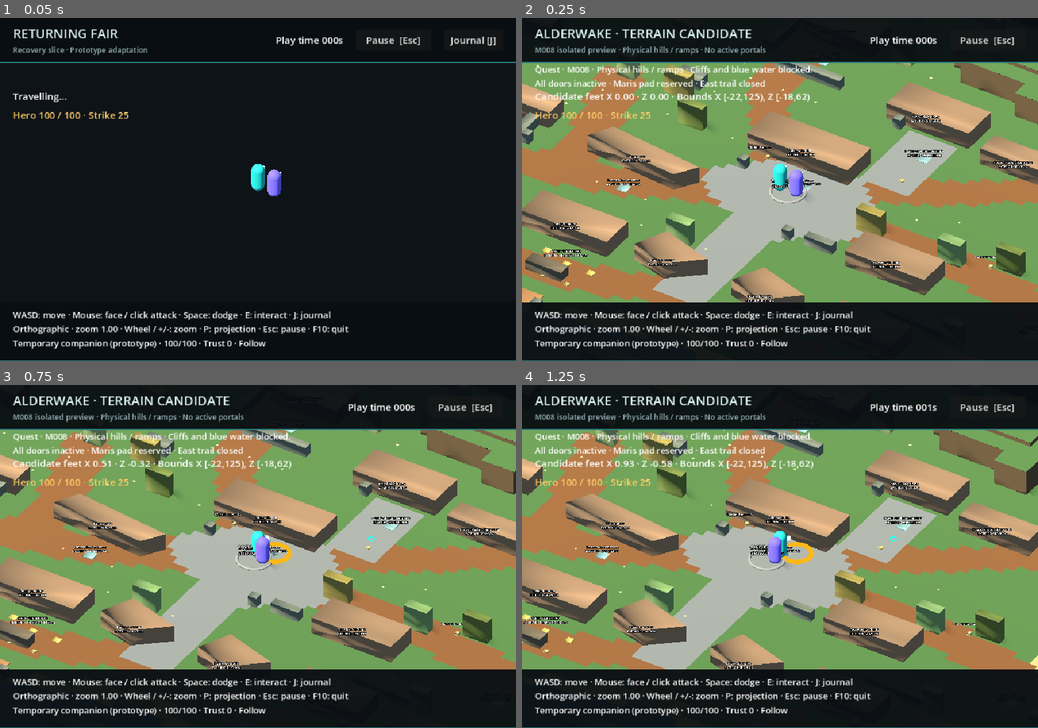
Above: before the commit, frames 1-4 (two rows, left to right).
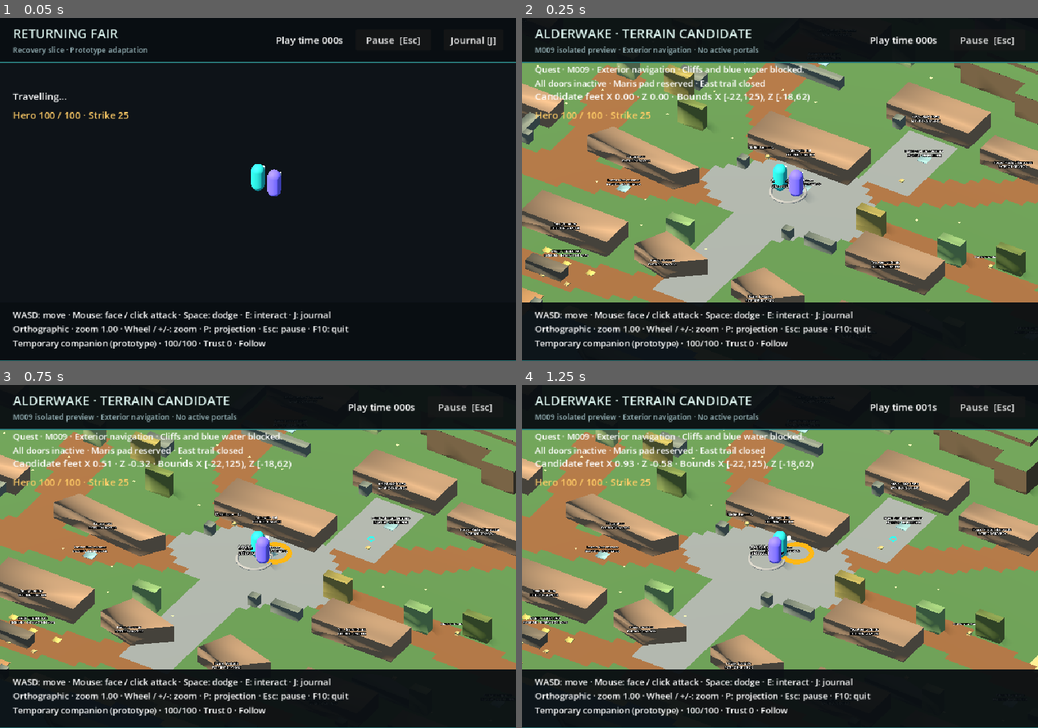
Above: after the commit, the same moments.

Repository: conejoo/game-prototype-3
Game: Godot game, scene res://tests/map_candidate.tscn
The game is run twice, just before and just after one commit, with the same random seed, the same clock (stepped at 60 frames per second) and the same inputs. This scene is started directly instead of the project's main scene.
Inputs (mouse positions are in pixels of both pictures, inside the frame that each line leads up to):
- Up to frame 1 (0.05 s): no input
- Up to frame 2 (0.25 s): no input
- Up to frame 3 (0.75 s): tap Enter at 0.5 s; move the mouse to (371, 539) at 0.52 s; hold D (move_right) from 0.53 s (still down); hold E (interact) from 0.53 s (still down); click (371, 539) at 0.67 s
- Up to frame 4 (1.25 s): keep holding D (move_right); keep holding E (interact)

Frame 1 is identical in both runs. In frame 2, 0.8% of the frame differs, in the area x 5-57%, y 8-17%; in frame 3, 0.8%; in frame 4, 0.8%.

Commit message:
Implement M009 exterior navigation and safe region synchronization

Diff:
--- a/game/app/world_host.gd
+++ b/game/app/world_host.gd
@@ -68,6 +68,8 @@
 	var navigation_errors: PackedStringArray = candidate.prepare_navigation()
 	NavigationServer3D.map_force_update(get_world_3d().navigation_map)
 	var anchor: SpawnAnchor = candidate.find_spawn(spawn_id)
+	if navigation_errors.is_empty():
+		navigation_errors.append_array(await _synchronize_navigation(candidate, anchor))
 	var errors: PackedStringArray = _placement_errors(anchor)
 	errors.append_array(navigation_errors)
 	if not errors.is_empty():
@@ -79,6 +81,8 @@
 		await get_tree().physics_frame
 		await get_tree().process_frame
 		NavigationServer3D.map_force_update(get_world_3d().navigation_map)
+		if previous != null:
+			await _synchronize_navigation(previous, previous.find_spawn(session.current_spawn_id))
 		party.resume_after_travel()
 		transitioning = false
 		transition_finished.emit(false, errors)
@@ -99,6 +103,21 @@
 	transitioning = false
 	print("P004: arrived %s/%s; party=%d; transition=%d" % [location_id, spawn_id, party.members().size(), transition_count])
 	transition_finished.emit(true, PackedStringArray())
+
+
+func _synchronize_navigation(location: PrototypeLocation, anchor: SpawnAnchor) -> PackedStringArray:
+	# A force-update request alone does not mean an asynchronous full-map region
+	# is queryable. Keep the party suspended until this exact region owns the
+	# anchor query. Apply the same barrier when restoring the previous scene.
+	var map: RID = get_world_3d().navigation_map
+	if location.navigation_region == null or anchor == null:
+		return PackedStringArray(["location navigation/anchor unavailable"])
+	for attempt: int in range(120):
+		NavigationServer3D.map_force_update(map)
+		if NavigationServer3D.map_get_iteration_id(map) > 0 and NavigationServer3D.map_get_closest_point_owner(map, anchor.global_position) == location.navigation_region.get_rid():
+			return PackedStringArray()
+		await get_tree().physics_frame
+	return PackedStringArray(["location '%s' navigation did not synchronize" % location.location_id])
 
 
 func _placement_errors(anchor: SpawnAnchor) -> PackedStringArray:
--- /dev/null
+++ b/game/tests/fixtures/map_navigation_failure.gd
@@ -0,0 +1,6 @@
+extends PrototypeLocation
+## Explicit synthetic bake failure, absent from the normal catalog.
+
+
+func prepare_navigation() -> PackedStringArray:
+	return PackedStringArray(["M009 expected navigation bake rejection"])
--- /dev/null
+++ b/game/tests/fixtures/map_navigation_failure.tscn
@@ -0,0 +1,8 @@
+[gd_scene format=3]
+
+[ext_resource type="PackedScene" path="res://world/alderwake.tscn" id="1"]
+[ext_resource type="Script" path="res://tests/fixtures/map_navigation_failure.gd" id="2"]
+
+[node name="NavigationFailure" instance=ExtResource("1")]
+script = ExtResource("2")
+location_id = "candidate-nav-failure"
--- a/game/tests/map_candidate_root.gd
+++ b/game/tests/map_candidate_root.gd
@@ -17,15 +17,15 @@
 		actor.floor_snap_length = 0.04
 		actor.floor_contact_height = _candidate_floor_height.bind(actor)
 	ui.get_node("Screen/Header/Margin/Row/Titles/Title").text = "ALDERWAKE · TERRAIN CANDIDATE"
-	ui.location_label.text = "M008 isolated preview · Physical hills / ramps · No active portals"
+	ui.location_label.text = "M009 isolated preview · Exterior navigation · No active portals"
 	ui.journal_button.visible = false
-	print("M008 candidate ready: ", JSON.stringify(world_host.current_location.preview_report))
+	print("M009 candidate ready: ", JSON.stringify(world_host.current_location.preview_report))
 	if "--candidate-paused" in OS.get_cmdline_user_args():
 		_set_paused(true)
 
 
 func _refresh_journal() -> void:
-	ui.show_objective("M008 · Physical hills / ramps · Cliffs and blue water blocked.\nAll doors inactive · Maris pad reserved · East trail closed")
+	ui.show_objective("M009 · Exterior navigation · Cliffs and blue water blocked.\nAll doors inactive · Maris pad reserved · East trail closed")
 
 
 func _refresh_interaction() -> void:
--- /dev/null
+++ b/game/tests/map_navigation_checks.gd
@@ -0,0 +1,209 @@
+extends SceneTree
+## M009 synthetic navigation/physics, budgets, transactional replacement tests.
+## No normal save writes or production activation. Rendered input is separate.
+
+var failures: PackedStringArray = []
+var report: Dictionary = {"routes": {}, "negative_probes": [], "loads": [], "queries_usec": []}
+var samples: int = 0
+var game: Node3D
+var location: AlderwakeTerrainPreview
+var capsule: CapsuleShape3D
+
+
+func _initialize() -> void:
+	_run.call_deferred()
+
+
+func _run() -> void:
+	var cold_started: int = Time.get_ticks_usec()
+	game = load("res://tests/map_candidate.tscn").instantiate()
+	var detached: ContentManifest = ContentManifest.new()
+	detached.definitions.assign(game.content_manifest.definitions)
+	for fixture: Dictionary in [{"id": "prototype-unsafe-location", "scene": "res://tests/fixtures/unsafe_location.tscn", "spawns": ["unsafe-no-floor", "unsafe-blocked"]},
+		{"id": "candidate-nav-failure", "scene": "res://tests/fixtures/map_navigation_failure.tscn", "spawns": ["alderwake-start", "alderwake-from-tollworks"]}]:
+		var definition: LocationDefinition = LocationDefinition.new()
+		definition.stable_id = fixture.id
+		definition.display_name = "M009 synthetic rejection fixture"
+		definition.prototype_fixture = true
+		definition.scene_path = fixture.scene
+		definition.spawn_ids = PackedStringArray(fixture.spawns)
+		detached.definitions.append(definition)
+	game.content_manifest = detached
+	root.add_child(game)
+	var arrived: Array = await game.world_host.transition_finished
+	_check(arrived[0], "Cold candidate arrival failed")
+	location = game.world_host.current_location
+	report["cold_arrival_ms"] = (Time.get_ticks_usec() - cold_started) / 1000.0
+	report["navigation"] = location.navigation_report.duplicate()
+	_check(float(location.navigation_report.generation_bake_ms) <= 5000, "Cold generation/bake exceeds 5 seconds")
+	game.companion_ai.enabled = false
+	game.player_placeholder.set_physics_process(false)
+	game.companion.set_physics_process(false)
+	capsule = CapsuleShape3D.new()
+	capsule.radius = 0.4
+	capsule.height = 1.6
+	await _sync()
+	var map: RID = location.get_world_3d().navigation_map
+	var host: PrototypeWorldHost = game.world_host
+	var original: PrototypeLocation = host.current_location
+	var original_region: RID = original.navigation_region.get_rid()
+	var transition_count: int = host.transition_count
+	for fixture: Array in [["prototype-unsafe-location", "unsafe-no-floor"], ["prototype-unsafe-location", "unsafe-blocked"], ["candidate-nav-failure", "alderwake-start"]]:
+		_check(host.request_transition(fixture[0], fixture[1]).is_empty(), "Rollback fixture failed to reach placement/bake")
+		var rejected: Array = await host.transition_finished
+		_check(not rejected[0] and not rejected[1].is_empty(), "Rollback fixture unexpectedly committed")
+		_check(host.current_location == original and host.transition_count == transition_count, "Rollback replaced original exterior")
+		_check(not game.party.suspended and host.get_child_count() == 1, "Rollback lost party/lifecycle")
+		_check(NavigationServer3D.map_get_regions(map) == [original_region], "Rollback leaked failed navigation region")
+		_check(NavigationServer3D.map_get_path(map, Vector3.ZERO, Vector3(31.51317596435547, 0.5, 5.25), true).size() >= 2, "Rollback lost exterior connectivity")
+	report["rollback_rejections"] = 3
+	var goals: Dictionary[String, Vector3] = {
+		"bridge-west": Vector3(93, 0, -0.5), "bridge-east": Vector3(103, 0, -0.5),
+		"ford-west": Vector3(66, 0, 12.5), "ford-east": Vector3(75, 0, 12.5),
+		"moonwell-approach": Vector3(31.51317596435547, 0.5, 5.25),
+		"tollworks-approach": Vector3(107.25, 0, -1.25),
+		"return-pad": Vector3(107.25, 0, 1.25), "closed-exit-approach": Vector3(121.5, 0, -7),
+		"maris-pad": Vector3(-6, 0, 11.5),
+	}
+	for id: String in goals:
+		for reverse: bool in [false, true]:
+			var start: Vector3 = goals[id] if reverse else Vector3.ZERO
+			var end: Vector3 = Vector3.ZERO if reverse else goals[id]
+			var path: PackedVector3Array = NavigationServer3D.map_get_path(map, start, end, true)
+			_check(path.size() >= 2, "Disconnected route: " + id)
+			if path.size() < 2:
+				continue
+			_check(Vector2(path[0].x - start.x, path[0].z - start.z).length() < 0.3, "Route start snapped: " + id)
+			_check(Vector2(path[-1].x - end.x, path[-1].z - end.z).length() < 0.3, "Route end snapped: " + id)
+			var length: float = _audit_path(path, id)
+			_check(length <= (180.0 if id.begins_with("tollworks") else 200.0), "Route exceeds length budget: " + id)
+			report.routes[id + ("-reverse" if reverse else "-forward")] = {"length_m": length, "path": _plain(path)}
+	# Crossing endpoint paths must actually use their opening, in both directions.
+	for id: String in ["bridge", "ford"]:
+		for reverse: bool in [false, true]:
+			var a: Vector3 = goals[id + ("-east" if reverse else "-west")]
+			var b: Vector3 = goals[id + ("-west" if reverse else "-east")]
+			var path: PackedVector3Array = NavigationServer3D.map_get_path(map, a, b, true)
+			_check(path.size() >= 2 and _audit_path(path, id) < 15, "Crossing routed elsewhere: " + id)
+			report.routes[id + ("-reverse" if reverse else "-forward")] = {"path": _plain(path)}
+	for point: Vector3 in [Vector3(98.5, 0, -2.5), Vector3(98.5, 0, 1.5), Vector3(70.5, 0, 10.5), Vector3(70.5, 0, 14.5), Vector3(35, 0, 25), Vector3(-10, 0, 25), Vector3(114.5, 0, -15.5), Vector3(124.25, 0, -7)]:
+		var nearest: Vector3 = NavigationServer3D.map_get_closest_point(map, point)
+		var distance: float = Vector2(nearest.x - point.x, nearest.z - point.z).length()
+		_check(distance >= 0.4, "Water/gate negative remained navigable: " + str(point))
+		report.negative_probes.append({"point": [point.x, point.y, point.z], "nav_distance_m": distance})
+	# Audit every nav polygon edge and centre, not only required funnel paths.
+	var mesh: NavigationMesh = location.navigation_region.navigation_mesh
+	var vertices: PackedVector3Array = mesh.get_vertices()
+	var edge_counts: Dictionary[Vector2i, int] = {}
+	for polygon_index: int in range(mesh.get_polygon_count()):
+		var polygon: PackedInt32Array = mesh.get_polygon(polygon_index)
+		var center: Vector3 = Vector3.ZERO
+		for index: int in range(polygon.size()):
+			var a: int = polygon[index]
+			var b: int = polygon[(index + 1) % polygon.size()]
+			var edge: Vector2i = Vector2i(mini(a, b), maxi(a, b))
+			edge_counts[edge] = edge_counts.get(edge, 0) + 1
+			_check(edge_counts[edge] <= 2, "Non-manifold nav edge: " + str(edge))
+			center += vertices[polygon[index]]
+			_audit_path(PackedVector3Array([vertices[polygon[index]], vertices[polygon[(index + 1) % polygon.size()]]]), "mesh")
+		_safe(center / polygon.size(), "mesh-centre")
+	for index: int in range(30):
+		var keys: Array[String] = goals.keys()
+		var started: int = Time.get_ticks_usec()
+		var path: PackedVector3Array = NavigationServer3D.map_get_path(map, goals[keys[index % keys.size()]], goals[keys[(index + 4) % keys.size()]], true)
+		report.queries_usec.append(Time.get_ticks_usec() - started)
+		_check(path.size() >= 2, "Query benchmark disconnected")
+	var times: Array = report.queries_usec.duplicate()
+	times.sort()
+	report["query_p95_usec"] = times[ceili(times.size() * 0.95) - 1]
+	_check(int(report.query_p95_usec) <= 5000, "Path query p95 exceeds 5ms")
+	await _lifecycle()
+	report["samples"] = samples
+	report["failures"] = failures
+	var output: FileAccess = FileAccess.open("res://../docs/evidence/M009/navigation-report.json", FileAccess.WRITE)
+	output.store_string(JSON.stringify(report, "\t") + "\n")
+	game.queue_free()
+	await process_frame
+	for failure: String in failures:
+		push_error(failure)
+	print("M009 map_navigation_checks ", "PASS" if failures.is_empty() else "FAILED", "; samples=", samples, "; query p95 us=", report.query_p95_usec, "; navigation=", report.navigation, "; loads=", report.loads)
+	quit(0 if failures.is_empty() else 1)
+
+
+func _sync() -> void:
+	var map: RID = location.get_world_3d().navigation_map
+	for attempt: int in range(120):
+		await physics_frame
+		NavigationServer3D.map_force_update(map)
+		if NavigationServer3D.map_get_closest_point_owner(map, location.find_spawn("alderwake-start").global_position) == location.navigation_region.get_rid():
+			return
+	_check(false, "Candidate navigation failed to synchronize")
+
+
+func _safe(point: Vector3, id: String) -> void:
+	var ground: float = location.elevation.height_at(Vector2(point.x, point.z))
+	_check(absf(point.y - ground) <= 0.16, "Phantom height: " + id + " " + str(point))
+	var query: PhysicsShapeQueryParameters3D = PhysicsShapeQueryParameters3D.new()
+	query.shape = capsule
+	query.transform.origin = Vector3(point.x, ground + 0.82, point.z)
+	query.collision_mask = 1
+	var hits: Array[Dictionary] = location.get_world_3d().direct_space_state.intersect_shape(query)
+	_check(hits.is_empty(), "Unsafe 0.4m navigation: " + id + " " + str(point) + (" " + str(hits[0].collider.name) if not hits.is_empty() else ""))
+	samples += 1
+
+
+func _audit_path(path: PackedVector3Array, id: String) -> float:
+	var length: float = 0
+	for index: int in range(1, path.size()):
+		var distance: float = path[index - 1].distance_to(path[index])
+		length += distance
+		var count: int = maxi(1, ceili(distance / 0.1))
+		for sample: int in range(count + 1):
+			_safe(path[index - 1].lerp(path[index], float(sample) / count), id)
+	return length
+
+
+func _lifecycle() -> void:
+	var host: PrototypeWorldHost = game.world_host
+	var identities: Array[int] = [game.player_placeholder.get_instance_id(), game.companion.get_instance_id()]
+	var map: RID = location.get_world_3d().navigation_map
+	for trip: int in range(4):
+		for destination: String in ["prototype-tollworks", "candidate-alderwake"]:
+			var old_location: WeakRef = weakref(host.current_location)
+			var old_region: RID = host.current_location.navigation_region.get_rid()
+			var started: int = Time.get_ticks_usec()
+			var spawn: String = "tollworks-from-alderwake" if destination == "prototype-tollworks" else "alderwake-from-tollworks"
+			_check(host.request_transition(destination, spawn).is_empty(), "Lifecycle transition rejected")
+			_check(game.party.suspended and host.transitioning, "Travel did not suspend party")
+			_check(not host.request_transition(destination, spawn).is_empty(), "Repeated transition accepted")
+			var result: Array = await host.transition_finished
+			var elapsed_ms: float = (Time.get_ticks_usec() - started) / 1000.0
+			_check(result[0], "Lifecycle arrival failed: " + str(result[1]))
+			_check(NavigationServer3D.map_get_closest_point_owner(map, host.current_location.find_spawn(spawn).global_position) == host.current_location.navigation_region.get_rid(), "Navigation not synchronized at commit")
+			if destination == "candidate-alderwake":
+				location = host.current_location
+				await _sync()
+			else:
+				await physics_frame
+				NavigationServer3D.map_force_update(map)
+				_check(host.current_location.destination_id == "prototype-alderwake" and host.current_location.destination_spawn_id == "alderwake-from-tollworks", "Tollworks return routing changed")
+			_check(old_location.get_ref() == null, "Old location retained")
+			_check(not old_region in NavigationServer3D.map_get_regions(map), "Old region retained")
+			_check(NavigationServer3D.map_get_regions(map).size() == 1, "Stale/duplicate navigation regions")
+			_check(host.get_child_count() == 1 and game.party.members().size() == 2, "Scene swap duplicated world/party")
+			_check([game.player_placeholder.get_instance_id(), game.companion.get_instance_id()] == identities, "Party wrappers changed")
+			_check(not game.party.suspended and host._placement_errors(host.current_location.find_spawn(spawn)).is_empty(), "Unsafe party arrival")
+			report.loads.append({"trip": trip, "destination": destination, "request_to_commit_ms": elapsed_ms})
+			_check(elapsed_ms <= 2000, "Warm request-to-commit exceeds 2s")
+
+
+func _plain(path: PackedVector3Array) -> Array:
+	var result: Array = []
+	for point: Vector3 in path:
+		result.append([point.x, point.y, point.z])
+	return result
+
+
+func _check(condition: bool, message: String) -> void:
+	if not condition and not failures.has(message):
+		failures.append(message)
--- a/game/world/map_candidate/terrain_preview.gd
+++ b/game/world/map_candidate/terrain_preview.gd
@@ -22,9 +22,12 @@
 var town: AlderwakeTownFootprints
 var forest: AlderwakeForestPopulation
 var elevation: AlderwakeElevationSurfaces
+var construction_usec: int = 0
+var navigation_report: Dictionary = {}
 
 
 func _init() -> void:
+	var started: int = Time.get_ticks_usec()
 	location_id = "candidate-alderwake"
 	var parser: JSON = JSON.new()
 	if parser.parse(FileAccess.get_file_as_string(LAYOUT_PATH)) != OK or not parser.data is Dictionary:
@@ -87,7 +90,8 @@
 	preview_report["town"] = {"props": town.prop_records.size(), "authored_colliders": town.collider_records.size(), "blocking_footprints": town.footprints.size(), "inert_portal_pads": town.portal_pads.size()}
 	preview_report["forest"] = {"props": forest.prop_records.size(), "species": forest.species_counts, "sizes": forest.size_counts, "blocking_footprints": forest.footprints.size(), "markers": forest.marker_records.size(), "inert_data_records": forest.inert_records.size()}
 	preview_report["elevation"] = {"cells": elevation.levels.size(), "ramps": elevation.slopes.size(), "cliffs": elevation.cliffs.size(), "height_per_level_m": 0.25}
-	preview_report["limits"] = "M008 physical height/ramp graybox; water/gate/cliffs blocked; provisional navigation M009; final art M011-M014; all portals/interactions inactive. Routines/resources/NPCs/zones/activities retained data only."
+	preview_report["limits"] = "M009 physical exterior navigation; final art M011-M014; all portals/interactions inactive. Routines/resources/NPCs/zones/activities retained data only."
+	construction_usec = Time.get_ticks_usec() - started
 
 
 func resolve_layer(layer: Dictionary) -> Dictionary:
@@ -222,9 +226,11 @@
 
 
 func prepare_navigation() -> PackedStringArray:
-	# M004 provisional dry-only bake; M009 owns complete exterior strategy.
+	# Explicit physical dry surfaces, never parsed art or blocker tops. Measured
+	# single-region synchronous baking stays inside the full-map loading budget.
 	if navigation_region != null:
 		return PackedStringArray()
+	var started: int = Time.get_ticks_usec()
 	var mesh: NavigationMesh = NavigationMesh.new()
 	mesh.cell_size = 0.2
 	mesh.cell_height = 0.05
@@ -234,6 +240,7 @@
 	mesh.agent_radius = 0.4
 	mesh.agent_height = 1.6
 	mesh.agent_max_climb = 0.1
+	mesh.agent_max_slope = 20.0 # Authored ramps are 14.04 degrees; cliffs are walls.
 	var geometry: NavigationMeshSourceGeometryData3D = NavigationMeshSourceGeometryData3D.new()
 	var faces: PackedVector3Array = []
 	var dry_faces: PackedVector3Array = crossings.navigation_faces(water_blockers.surface_faces(bounds, false))
@@ -253,13 +260,103 @@
 			points.append(Vector3(point.x, 0, point.y))
 		geometry.add_projected_obstruction(points, -0.2, 0.6, false)
 	water_blockers.add_shore_navigation_margin(geometry)
+	# Include the physical perimeter and closed gate in the same explicit
+	# blocker input. Radius-only bounds leave exact-contact unsafe vertices.
+	for edge: Rect2 in [Rect2(bounds.position.x - 1, bounds.position.y - 1, 1, bounds.size.y + 2),
+		Rect2(bounds.end.x, bounds.position.y - 1, 1, bounds.size.y + 2),
+		Rect2(bounds.position.x - 1, bounds.position.y - 1, bounds.size.x + 2, 1),
+		Rect2(bounds.position.x - 1, bounds.end.y, bounds.size.x + 2, 1), Rect2(123, -11, 2, 8)]:
+		var points: PackedVector3Array = []
+		for point: Vector2 in AlderwakePropGrayboxes._rectangle(edge.grow(0.05)):
+			points.append(Vector3(point.x, 0, point.y))
+		geometry.add_projected_obstruction(points, -0.2, 4.0, false)
+	var bake_started: int = Time.get_ticks_usec()
 	NavigationServer3D.bake_from_source_geometry_data(mesh, geometry)
+	var bake_usec: int = Time.get_ticks_usec() - bake_started
+	var clip_started: int = Time.get_ticks_usec()
+	_clip_navigation(mesh)
+	var clip_usec: int = Time.get_ticks_usec() - clip_started
 	if mesh.get_polygon_count() == 0:
 		return PackedStringArray(["candidate has no dry navigation"])
 	navigation_region = NavigationRegion3D.new()
 	navigation_region.navigation_mesh = mesh
+	# The candidate's exact clipped edges are finer than the default world's
+	# 0.25m merge raster. Configure this isolated world, not project defaults.
+	NavigationServer3D.map_set_cell_size(get_world_3d().navigation_map, 0.01)
+	NavigationServer3D.map_set_cell_height(get_world_3d().navigation_map, 0.01)
 	add_child(navigation_region)
+	navigation_report = {"construction_ms": construction_usec / 1000.0,
+		"source_ms": (bake_started - started) / 1000.0, "bake_ms": bake_usec / 1000.0,
+		"clip_ms": clip_usec / 1000.0,
+		"generation_bake_ms": (construction_usec + Time.get_ticks_usec() - started) / 1000.0,
+		"polygons": mesh.get_polygon_count(), "vertices": mesh.get_vertices().size(),
+		"radius_m": mesh.agent_radius, "height_m": mesh.agent_height,
+		"climb_m": mesh.agent_max_climb, "slope_degrees": mesh.agent_max_slope,
+		"strategy": "explicit dry height surfaces; post-erosion cliff carve; exact cliff/gate/perimeter centre clipping"}
 	return build_errors
+
+
+func _clip_navigation(mesh: NavigationMesh) -> void:
+	# Recast rasterizes exclusion outlines. Clip its resulting polygons against
+	# exact agent-centre exclusions so every edge, not only chosen paths, clears
+	# physical cliffs. No radius, terrain or movement-mask changes.
+	var exclusions: Array[Dictionary] = []
+	for cliff: Dictionary in elevation.cliffs:
+		var shape: BoxShape3D = cliff.body.get_child(0).shape
+		var center: Vector2 = Vector2(cliff.body.position.x, cliff.body.position.z)
+		var rect: Rect2 = Rect2(center - Vector2(shape.size.x, shape.size.z) / 2, Vector2(shape.size.x, shape.size.z))
+		# Square corner clearance is conservative; the built-in round offset
+		# approximates these small arcs too coarsely for a capsule safety gate.
+		exclusions.append({"outline": AlderwakePropGrayboxes._rectangle(rect.grow(0.44)), "bounds": rect.grow(0.44)})
+	exclusions.append({"outline": AlderwakePropGrayboxes._rectangle(Rect2(123, -11, 2, 8).grow(0.44)), "bounds": Rect2(123, -11, 2, 8).grow(0.44)})
+	var old_vertices: PackedVector3Array = mesh.get_vertices()
+	var vertices: PackedVector3Array = []
+	var polygons: Array[PackedInt32Array] = []
+	var vertex_ids: Dictionary[Vector2i, int] = {}
+	for index: int in range(mesh.get_polygon_count()):
+		var outline: PackedVector2Array = []
+		for vertex: int in mesh.get_polygon(index):
+			outline.append(Vector2(old_vertices[vertex].x, old_vertices[vertex].z))
+		var clipped: Array[PackedVector2Array] = Geometry2D.intersect_polygons(outline, AlderwakePropGrayboxes._rectangle(bounds.grow(-0.44)))
+		var polygon_bounds: Rect2 = Rect2(outline[0], Vector2.ZERO)
+		for point: Vector2 in outline:
+			polygon_bounds = polygon_bounds.expand(point)
+		for exclusion: Dictionary in exclusions:
+			if not polygon_bounds.intersects(exclusion.bounds):
+				continue
+			var next: Array[PackedVector2Array] = []
+			for part: PackedVector2Array in clipped:
+				next.append_array(Geometry2D.clip_polygons(part, exclusion.outline))
+			clipped = next
+		for part: PackedVector2Array in clipped:
+			# A baked obstacle already has a hole; clipping only trims its edge.
+			# An unexpected new interior hole must fail rather than become floor.
+			if Geometry2D.is_polygon_clockwise(part):
+				build_errors.append("unexpected interior hole during navigation clipping")
+				continue
+			var triangles: PackedInt32Array = Geometry2D.triangulate_polygon(part)
+			for triangle: int in range(0, triangles.size(), 3):
+				var ids: PackedInt32Array = []
+				for corner: int in range(3):
+					var point: Vector2 = part[triangles[triangle + corner]]
+					var key: Vector2i = Vector2i(roundi(point.x * 100), roundi(point.y * 100))
+					# Inset each unique centimetre vertex from its merge raster edge;
+					# float roundoff must not alias neighbouring edge endpoints.
+					point = Vector2(key) / 100.0 + Vector2.ONE * 0.0001
+					if not vertex_ids.has(key):
+						vertex_ids[key] = vertices.size()
+						vertices.append(Vector3(point.x, elevation.height_at(point) + 0.05, point.y))
+					ids.append(vertex_ids[key])
+				if ids[0] != ids[1] and ids[1] != ids[2] and ids[0] != ids[2]:
+					var a: Vector2 = Vector2(vertices[ids[0]].x, vertices[ids[0]].z)
+					var b: Vector2 = Vector2(vertices[ids[1]].x, vertices[ids[1]].z)
+					var c: Vector2 = Vector2(vertices[ids[2]].x, vertices[ids[2]].z)
+					if absf((b - a).cross(c - a)) > 0.000001:
+						polygons.append(ids)
+	mesh.clear_polygons()
+	mesh.set_vertices(vertices)
+	for polygon: PackedInt32Array in polygons:
+		mesh.add_polygon(polygon)
 
 
 func validation_errors(definition: LocationDefinition, catalog: ContentCatalog) -> PackedStringArray:
Not shown, added: game/tests/fixtures/map_navigation_failure.gd.uid
Not shown, added: game/tests/map_navigation_checks.gd.uid
Not shown, changed: docs/ARCHITECTURE.md
Not shown, changed: docs/map-migration/CHECKLIST.md
Not shown, changed: docs/map-migration/CONTRACT.md
Not shown, changed: docs/map-migration/CURRENT_STATE.md
Not shown, changed: tools/map_migration/CANDIDATE.md
